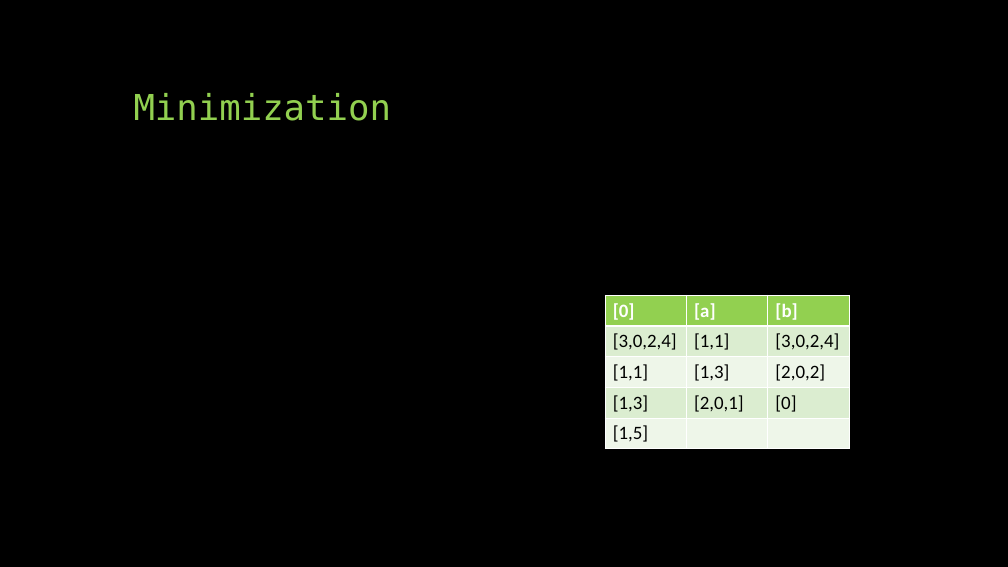
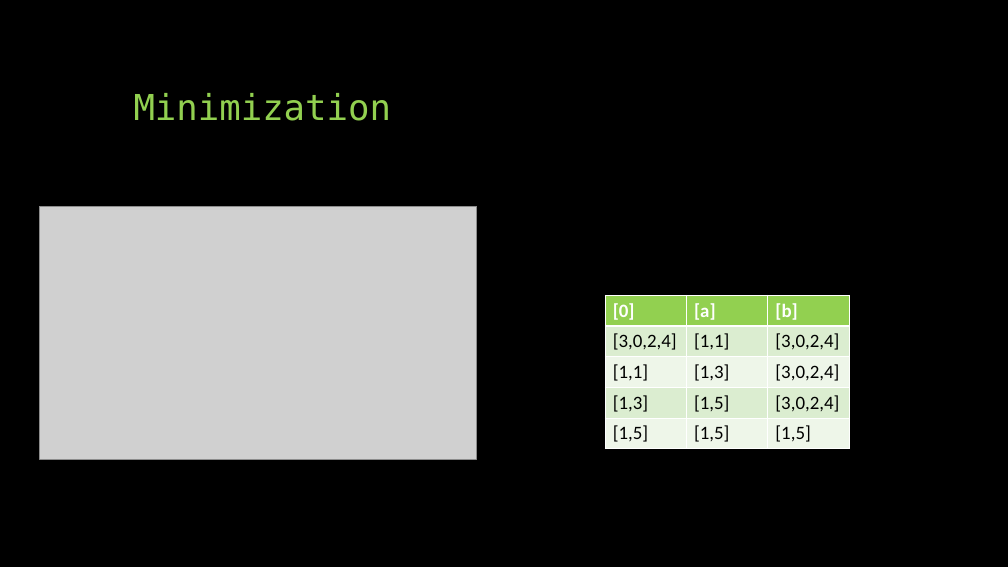
Before and after one commit to Vectypus/Finite-automata, a slide deck: slide 5 of Presentation.pptx. Drawn at 1008x567 pixels with LibreOffice and Linux fonts; fonts in the diff are those of the drawing; grey boxes stand for pictures. Boxes give left, top, right and bottom in pixels: in the first picture for what was removed or moved away, otherwise in the second. Text is boxed around its words. In the diff, an @@ line names an element or a change of style, - is before the commit and + after.

```diff
--- a/Presentation.pptx
+++ b/Presentation.pptx
@@ picture added at bbox=[39, 206, 476, 460] @@
@@ table at bbox=[606, 296, 851, 448] @@
-row 3, column 3: [2,0,2]
+row 3, column 3: [3,0,2,4]
-row 4, column 2: [2,0,1]
+row 4, column 2: [1,5]
-row 4, column 3: [0]
+row 4, column 3: [3,0,2,4]
-row 5, column 2: 
+row 5, column 2: [1,5]
-row 5, column 3: 
+row 5, column 3: [1,5]
```
Also in this commit, not shown: 3 other slides changed, 1 slide removed, 2 other files.
